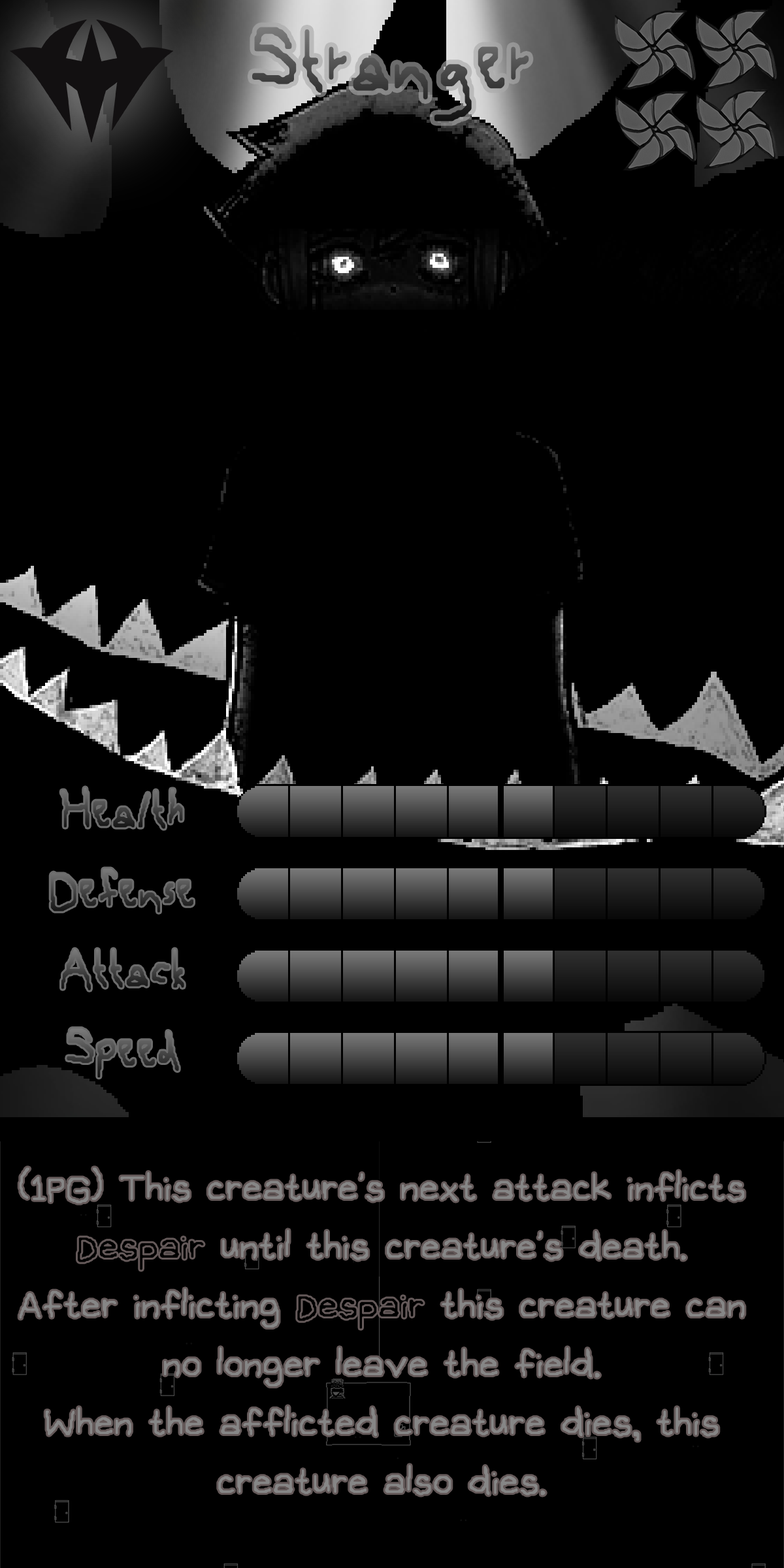
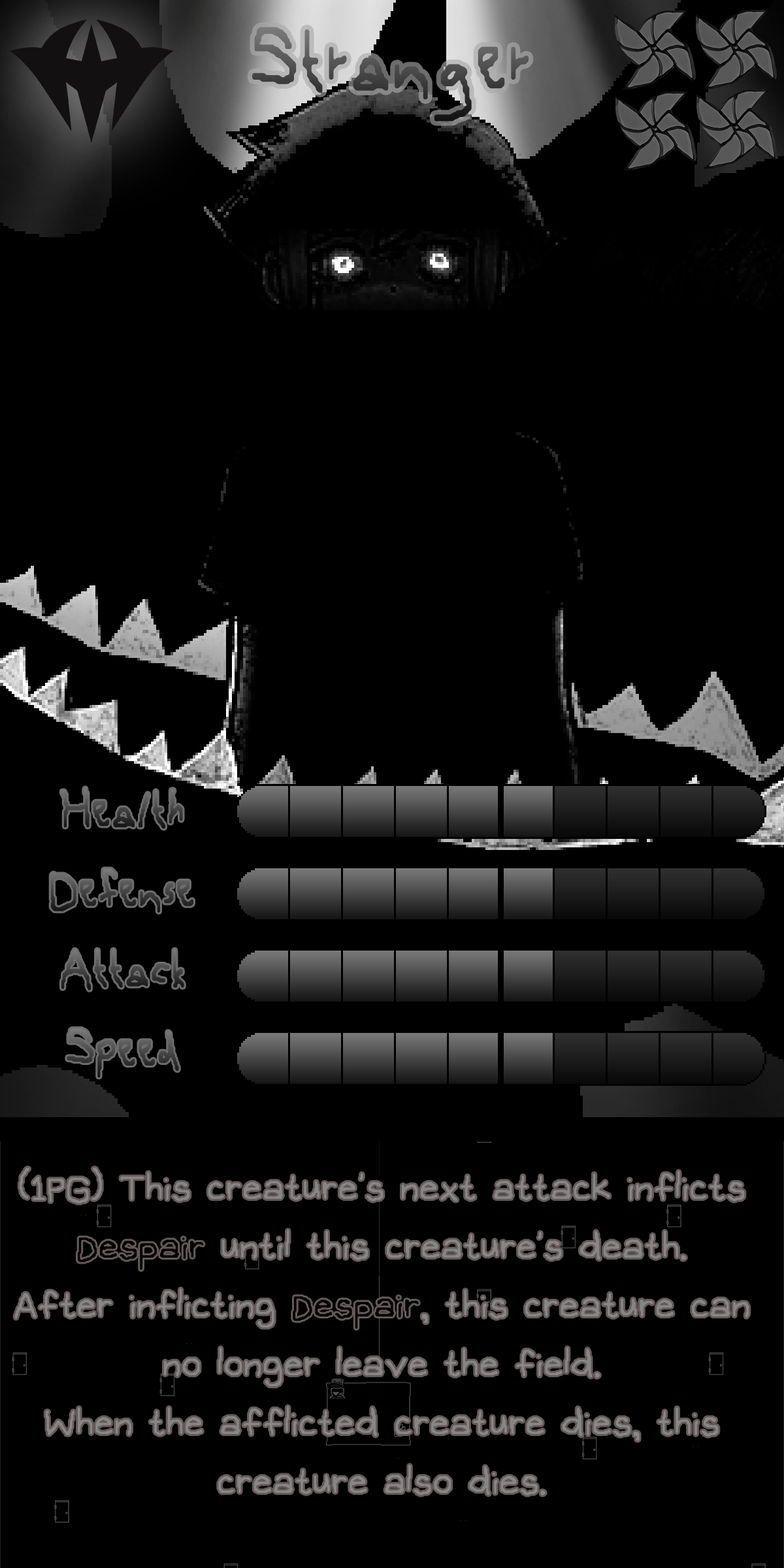
Comparing the layer stacks of the two (784, 1568) images. Changes:
painted on "Ability" over [14,1288,750,1329]